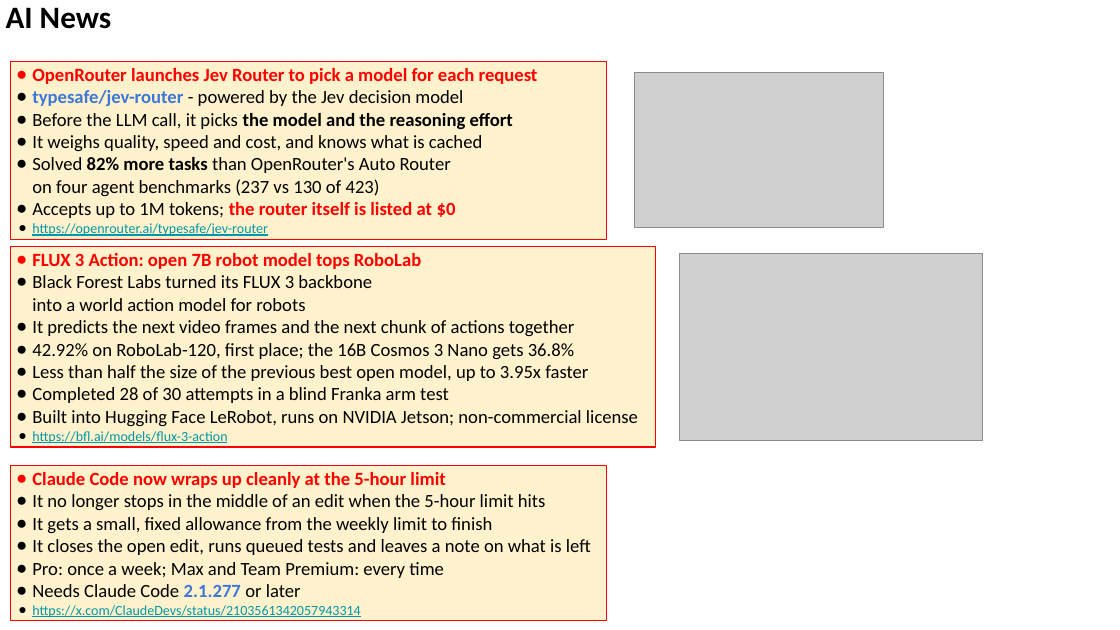
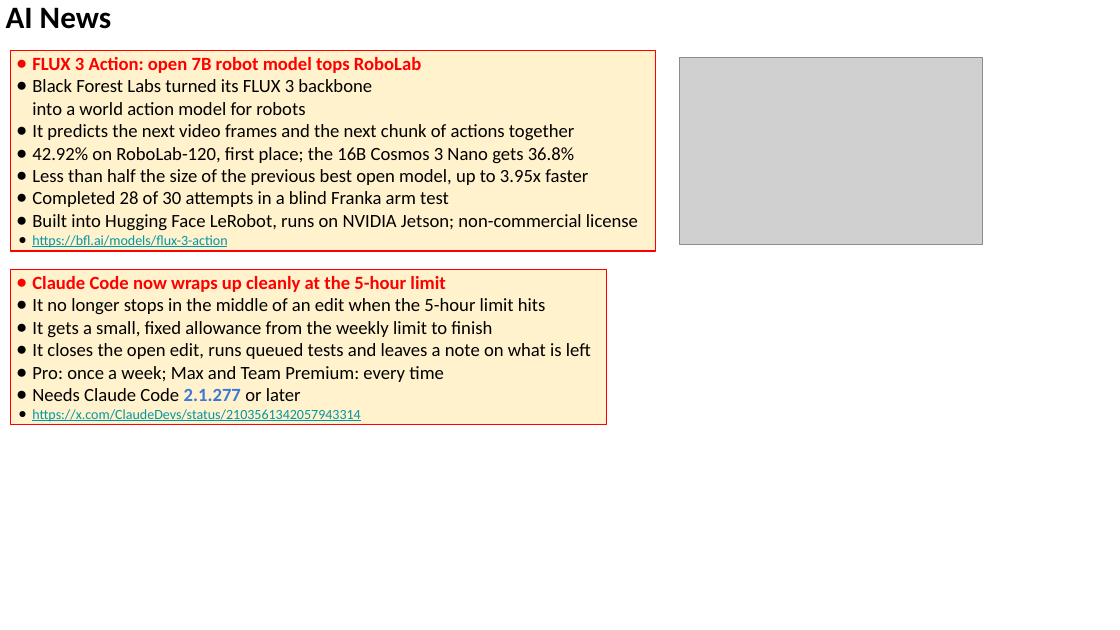
Before and after one commit to lselector/seminar, a slide deck: slide 14 of 2026/2026-10-02-AI-News.pptx (slide 13 before the commit). Drawn at 1120x630 pixels with LibreOffice and Linux fonts; fonts in the diff are those of the drawing; grey boxes stand for pictures. Boxes give left, top, right and bottom in pixels: in the first picture for what was removed or moved away, otherwise in the second. Text is boxed around its words. In the diff, an @@ line names an element or a change of style, - is before the commit and + after.

```diff
--- a/2026/2026-10-02-AI-News.pptx
+++ b/2026/2026-10-02-AI-News.pptx
@@ rectangle removed at (10, 62, 606, 240) @@
-● OpenRouter launches Jev Router to pick a model for each request
-● typesafe/jev-router - powered by the Jev decision model
-● Before the LLM call, it picks the model and the reasoning effort
-● It weighs quality, speed and cost, and knows what is cached
-● Solved 82% more tasks than OpenRouter's Auto Router
-  on four agent benchmarks (237 vs 130 of 423)
-● Accepts up to 1M tokens; the router itself is listed at $0
-● https://openrouter.ai/typesafe/jev-router
@@ picture removed at (635, 73, 884, 227) @@
@@ 2 rectangles, 1 picture: place and size @@
-2 rectangles, 1 picture at (10, 246, 983, 620)
+2 rectangles, 1 picture at (10, 50, 983, 424)
```
Also in this commit, not shown: 9 other slides changed, 6 slides added.
